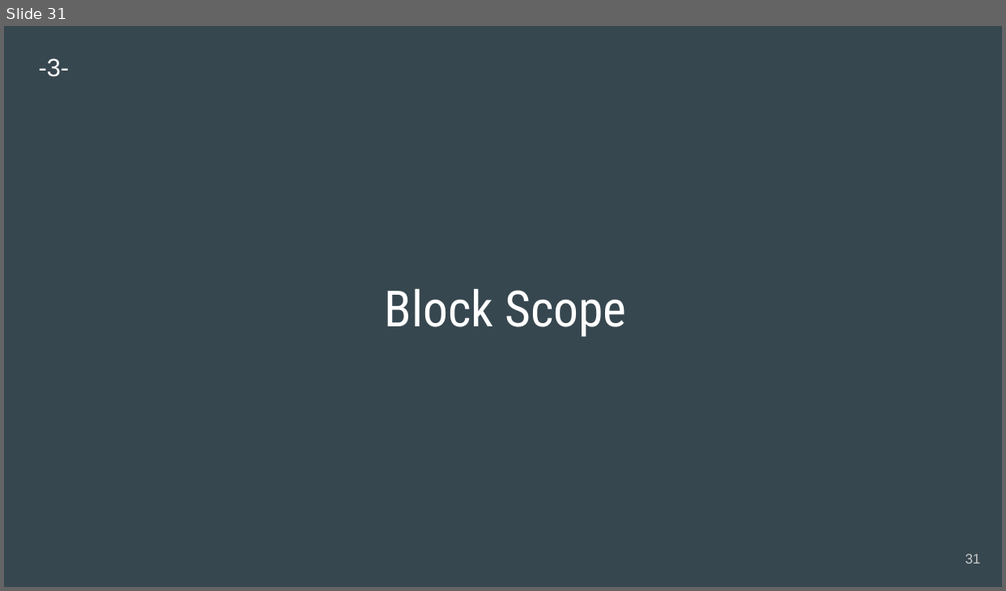
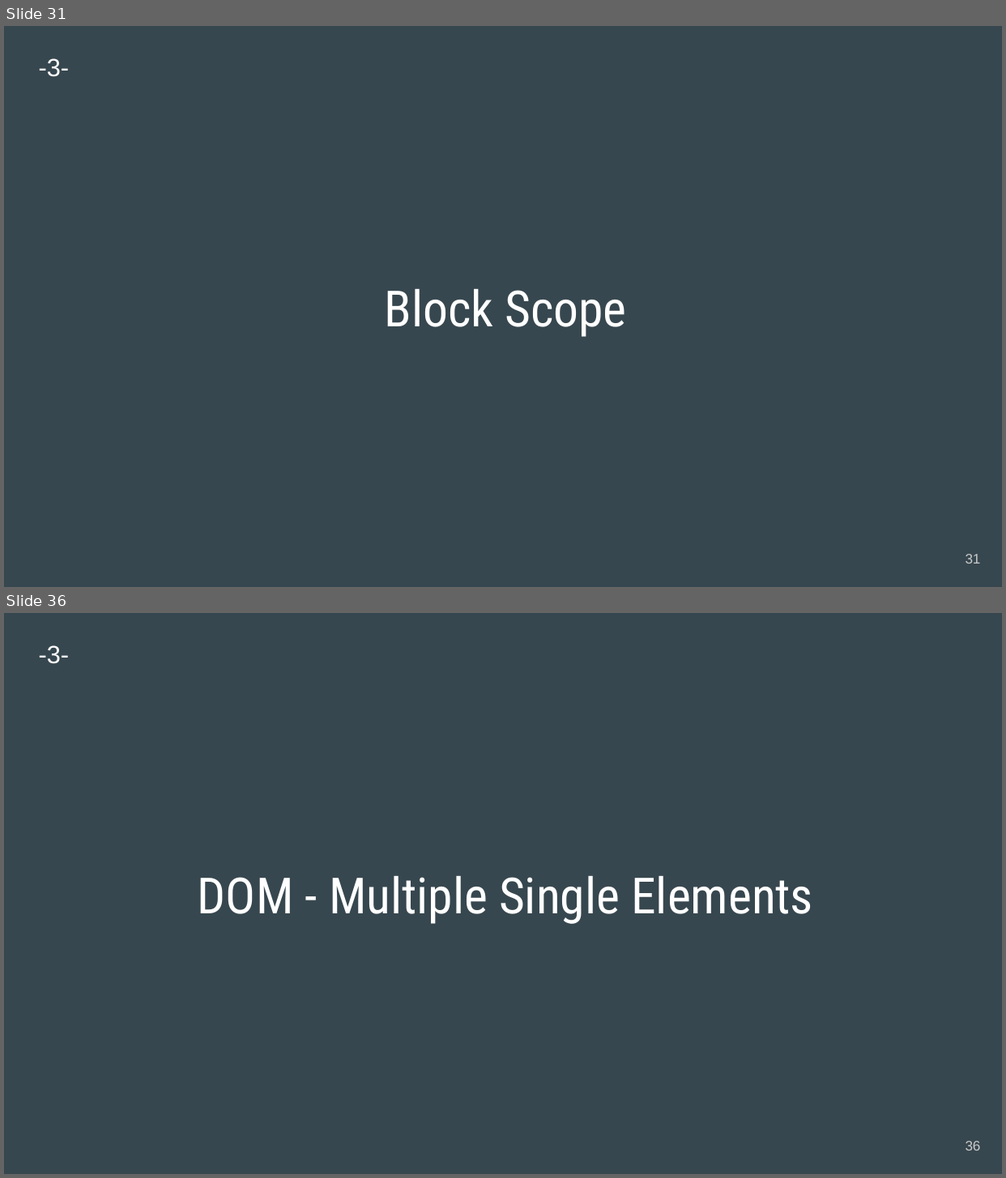
Before and after one commit to engwsalama/webdev_js, a slide deck: 2020-WebDev_js.pptx. Shown one above the other, each under a label of ours: slide 31 before the commit, slides 31 and 36 after it; the slides between them are not shown. The pictures are 1006x591 and 1006x1178 pixels, drawn with LibreOffice and Linux fonts; fonts in the diff are those of the drawing. Boxes give left, top, right and bottom in pixels: in the first picture for what was removed or moved away, otherwise in the second. Text is boxed around its words. In the diff, an @@ line names an element or a change of style, - is before the commit and + after.

```diff
--- a/2020-WebDev_js.pptx
+++ b/2020-WebDev_js.pptx
@@ slide 36 added at [4, 613, 1002, 1174], background #37474F @@
@@ text added at [39, 645, 70, 664], 18 pt, text #FFFFFF @@
+-3-
@@ title added at [198, 876, 813, 924], 36 pt, text #FFFFFF @@
+DOM - Multiple Single Elements
@@ page number added at [965, 1141, 981, 1151], 10 pt, text #CACACA @@
+36
```
Also in this commit, not shown: 11 other slides added.
